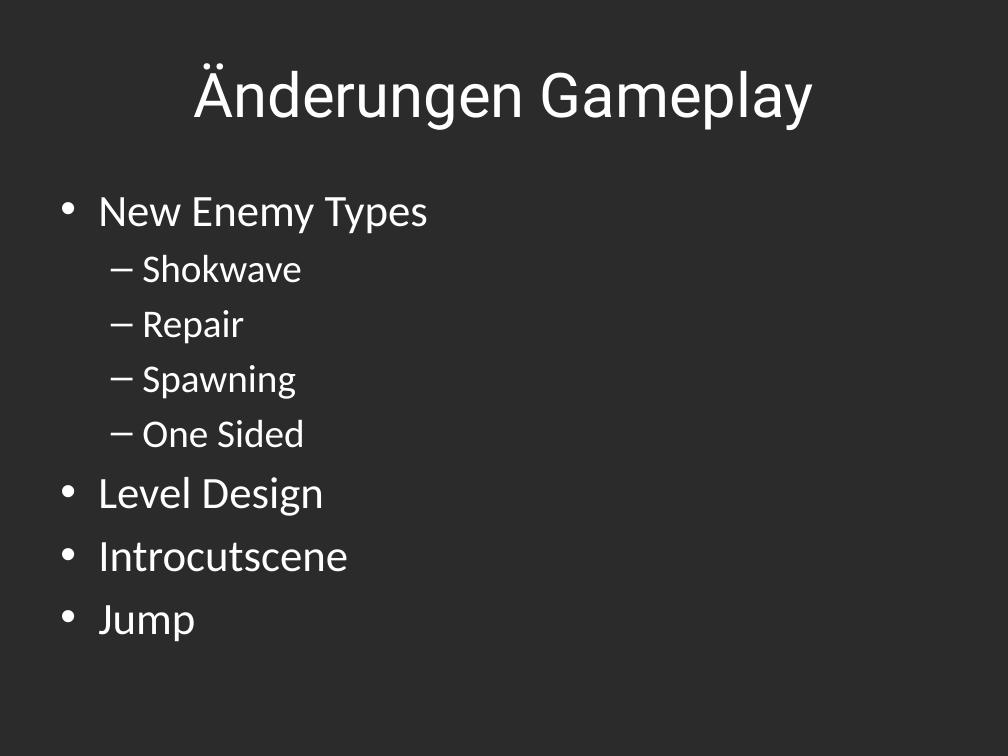
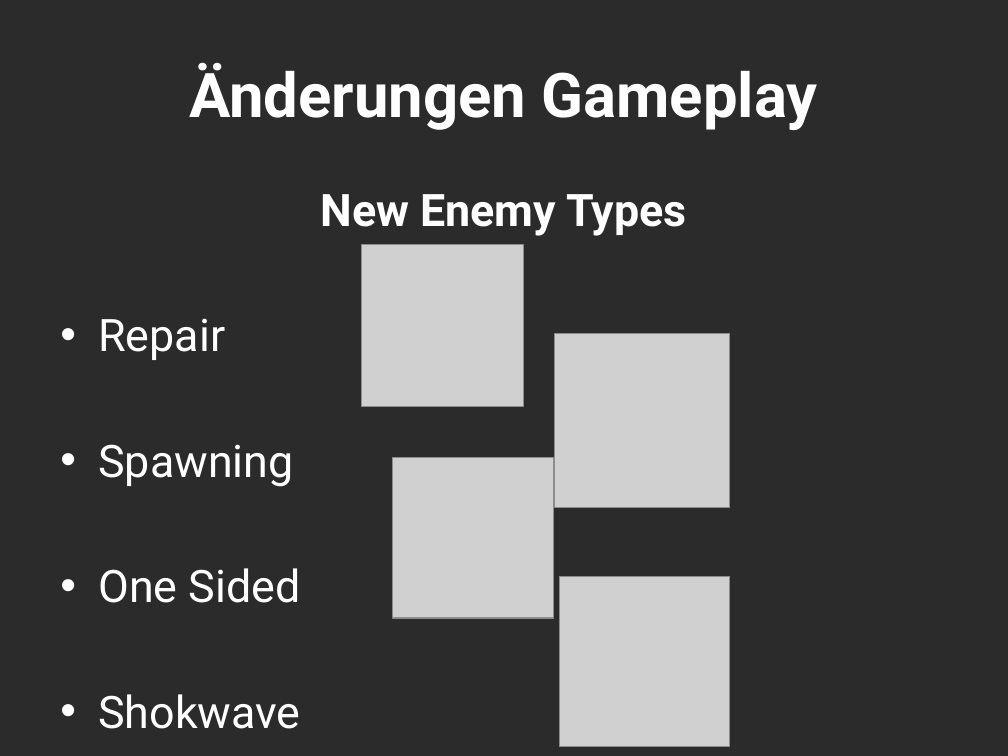
Before and after one commit to Assertores/HammerMan, a slide deck: slide 2 of Documentation/Hammerjaeger.pptx. Drawn at 1008x756 pixels with LibreOffice and Linux fonts; fonts in the diff are those of the drawing; grey boxes stand for pictures; background and template pictures are left out; a plain dark background stands for a picture behind light text. Boxes give left, top, right and bottom in pixels: in the first picture for what was removed or moved away, otherwise in the second. Text is boxed around its words. In the diff, an @@ line names an element or a change of style, - is before the commit and + after.

```diff
--- a/Documentation/Hammerjaeger.pptx
+++ b/Documentation/Hammerjaeger.pptx
@@ title "Änderungen Gameplay" at bbox=[189, 62, 818, 130]: bold on @@
@@ text at bbox=[98, 194, 687, 603]: font Calibri to Roboto in "New Enemy Types", "Repair", "Spawning", "One Sided"; bold on in "New Enemy Types"; size 28 to 32 pt in "Repair", "Spawning", "One Sided"; alignment left to centre; bullet • to none; bullet – to •; list level 2 to 1 in "Repair"; list level 2 to 1 in "Spawning"; list level 2 to 1 in "One Sided" @@
@@ text at bbox=[142, 254, 301, 283]: paragraph removed @@
-  – Shokwave
@@ picture added at bbox=[361, 245, 523, 407] @@
@@ picture added at bbox=[555, 333, 730, 507] @@
@@ picture added at bbox=[393, 458, 553, 618] @@
@@ picture added at bbox=[559, 577, 730, 747] @@
@@ text at bbox=[98, 694, 300, 729]: text changed; font Calibri to Roboto @@
-• Level Design
-• Introcutscene
-• Jump
+• Shokwave
```
Also in this commit, not shown: 4 other slides changed, 3 slides added, 30 other files.
